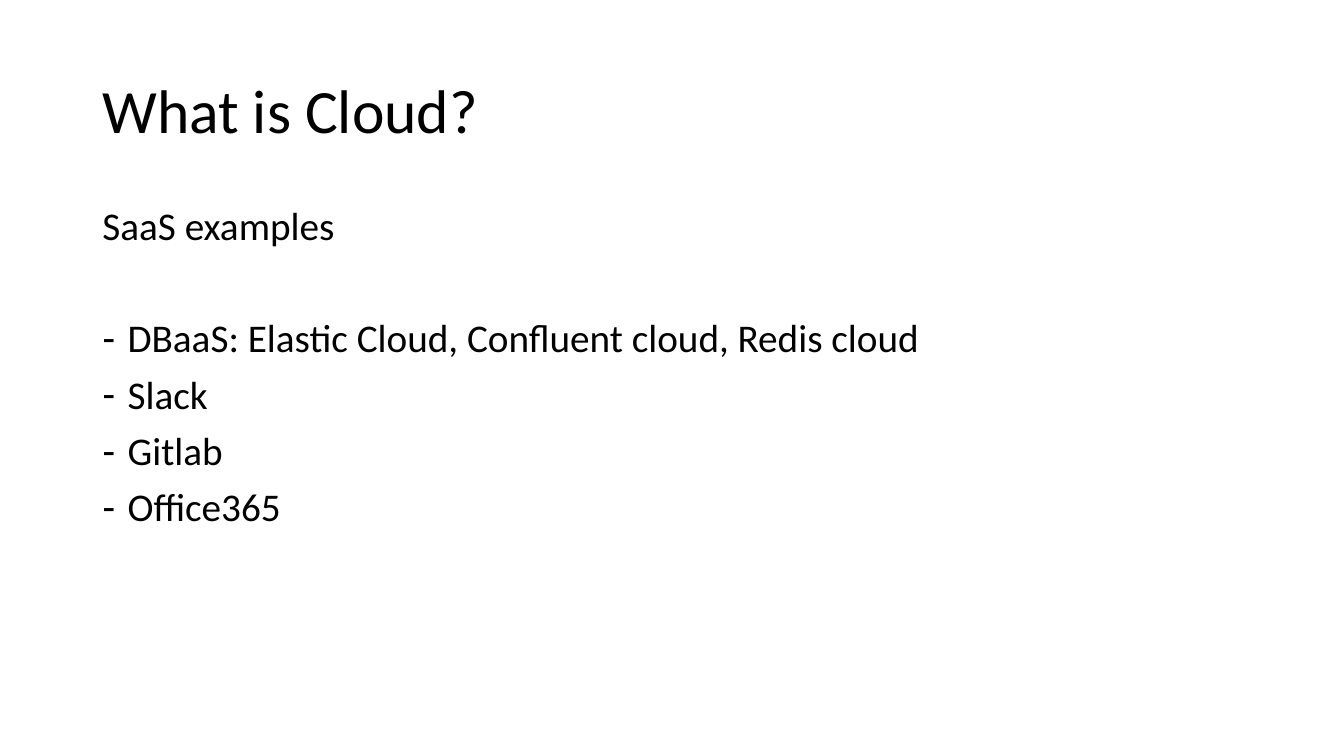
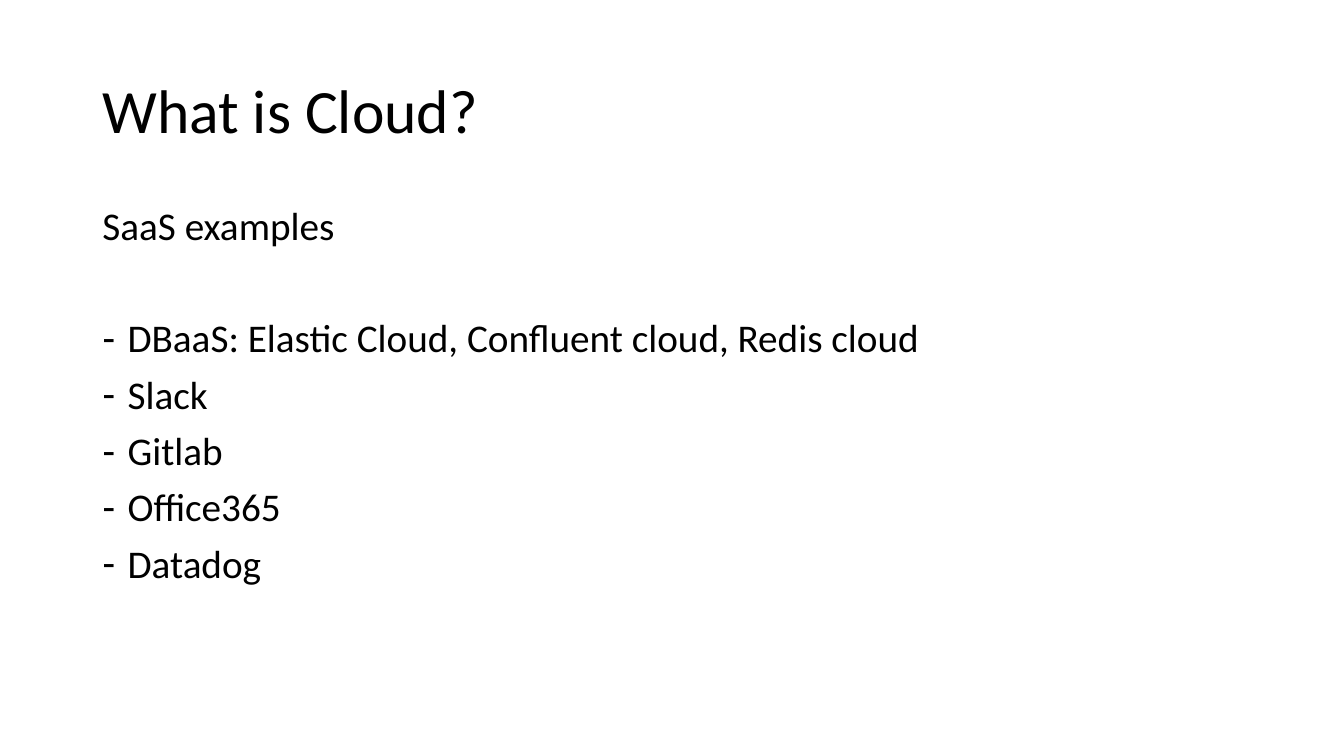
Before and after one commit to v1r7u/cloud_computing_old, a slide deck: slide 26 of presentations/02_What_is_cloud.pptx. Drawn at 1344x756 pixels with LibreOffice and Linux fonts; fonts in the diff are those of the drawing. Boxes give left, top, right and bottom in pixels: in the first picture for what was removed or moved away, otherwise in the second. Text is boxed around its words. In the diff, an @@ line names an element or a change of style, - is before the commit and + after.

```diff
--- a/presentations/02_What_is_cloud.pptx
+++ b/presentations/02_What_is_cloud.pptx
@@ text at <box>128,550,261,585</box>: paragraph added @@
+– Datadog
```
Also in this commit, not shown: 3 other slides changed, 8 other files.
